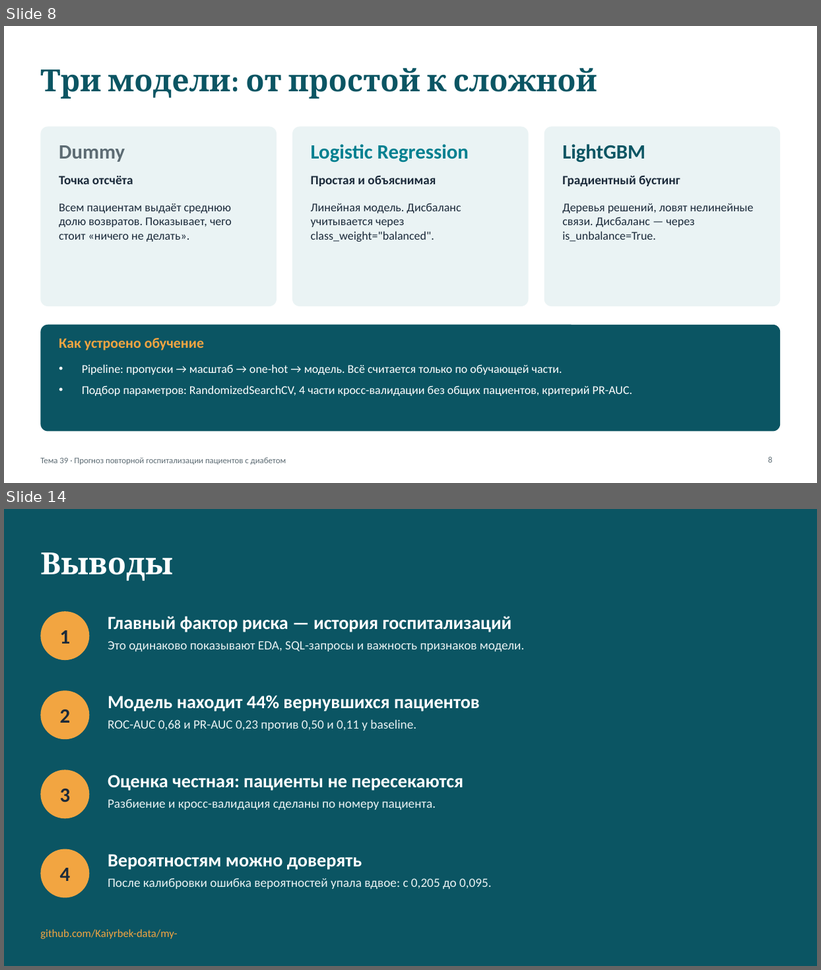
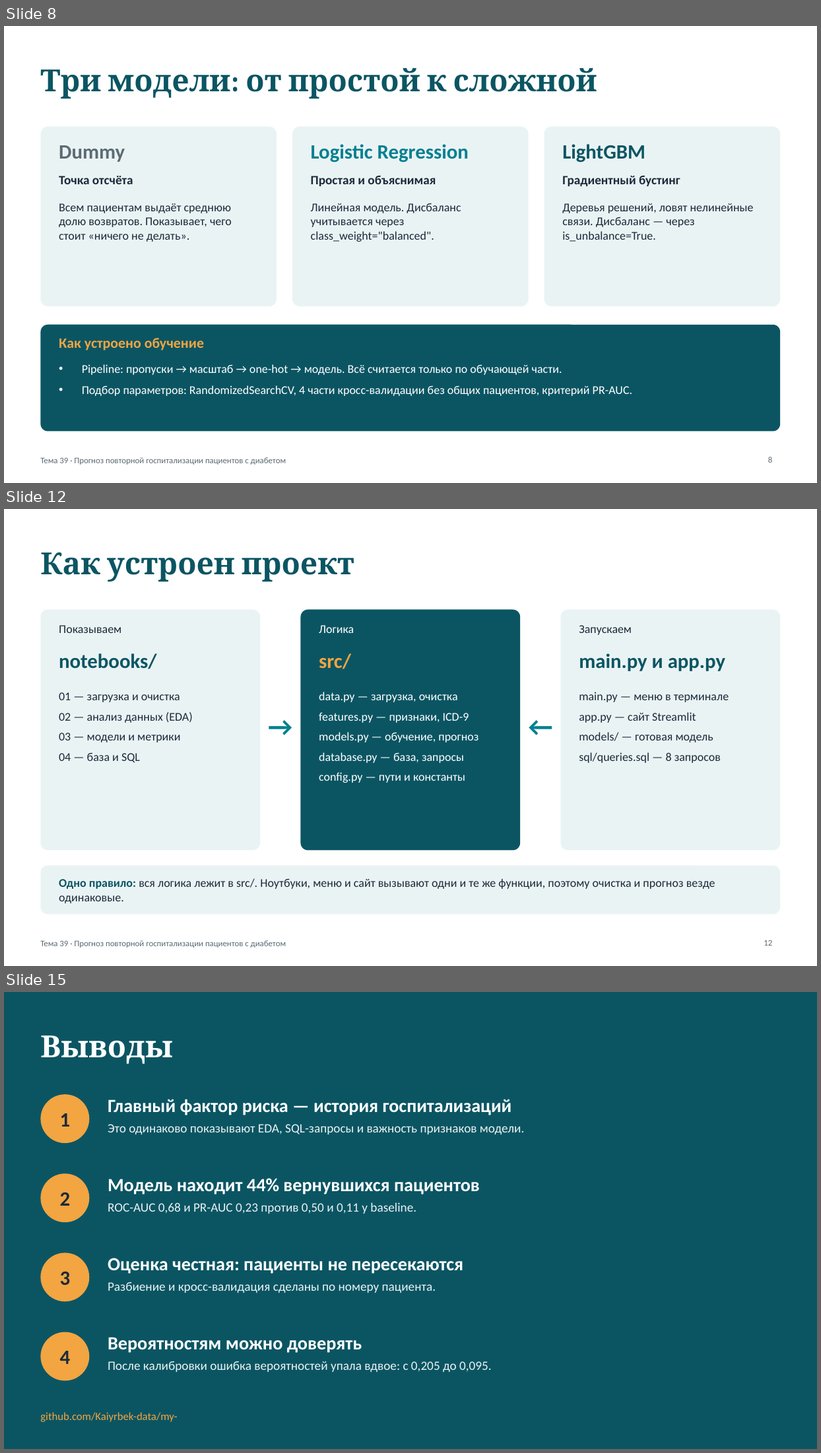
Before and after one commit to Kaiyrbek-data/-, a slide deck: docs/presentation.pptx. Shown one above the other, each under a label of ours: slides 8 and 14 before the commit, slides 8, 12 and 15 after it; the slides between them are not shown. The pictures are 821x970 and 821x1453 pixels, drawn with LibreOffice and Linux fonts; fonts in the diff are those of the drawing. Boxes give left, top, right and bottom in pixels: in the first picture for what was removed or moved away, otherwise in the second. Text is boxed around its words. In the diff, an @@ line names an element or a change of style, - is before the commit and + after.

```diff
--- a/docs/presentation.pptx
+++ b/docs/presentation.pptx
@@ slide 12 added at (4, 509, 817, 966), background #FFFFFF; not listed: 1 template element that a slide beside it also shows @@
@@ title added at (40, 552, 354, 582), 36 pt, text #0B5563, bold @@
+Как устроен проект
@@ rounded rectangle added at (40, 609, 260, 851), fill #EAF3F4 @@
@@ text added at (59, 625, 121, 633), 14 pt, text #1B2A3A @@
+Показываем
@@ rounded rectangle added at (301, 609, 521, 851), fill #0B5563 @@
@@ text added at (319, 625, 354, 633), 14 pt, text #FFFFFF @@
+Логика
@@ rounded rectangle added at (561, 609, 781, 851), fill #EAF3F4 @@
@@ text added at (579, 625, 632, 635), 14 pt, text #1B2A3A @@
+Запускаем
@@ text added at (59, 654, 156, 669), 24 pt, text #0B5563, bold @@
+notebooks/
@@ text added at (319, 654, 351, 669), 24 pt, text #F2A541, bold @@
+src/
@@ text added at (579, 654, 725, 671), 24 pt, text #0B5563, bold @@
+main.py и app.py
@@ text added at (59, 692, 193, 763), 14 pt, text #1B2A3A @@
+01 — загрузка и очистка
+02 — анализ данных (EDA)
+03 — модели и метрики
+04 — база и SQL
@@ text added at (260, 704, 301, 747), 32 pt, text #028090, bold @@
+→
@@ text added at (319, 692, 479, 783), 14 pt, text #FFFFFF @@
+data.py — загрузка, очистка
+features.py — признаки, ICD-9
+models.py — обучение, прогноз
+database.py — база, запросы
+config.py — пути и константы
@@ text added at (520, 704, 561, 747), 32 pt, text #028090, bold @@
+←
@@ text added at (579, 692, 729, 763), 14 pt, text #1B2A3A @@
+main.py — меню в терминале
+app.py — сайт Streamlit
+models/ — готовая модель
+sql/queries.sql — 8 запросов
@@ rounded rectangle added at (40, 866, 781, 915), fill #EAF3F4 @@
@@ text added at (59, 879, 715, 904), 14 pt, text #1B2A3A @@
+Одно правило: вся логика лежит в src/. Ноутбуки, меню и сайт вызывают одни и те же функции, поэтому очистка и прогноз везде одинаковые.
@@ page number added at (764, 940, 772, 946), 10 pt, text #5C6B73 @@
+12
@@ what was slide 14 is now slide 15 @@
```
Also in this commit, not shown: 6 slides changed, 1 other file.
